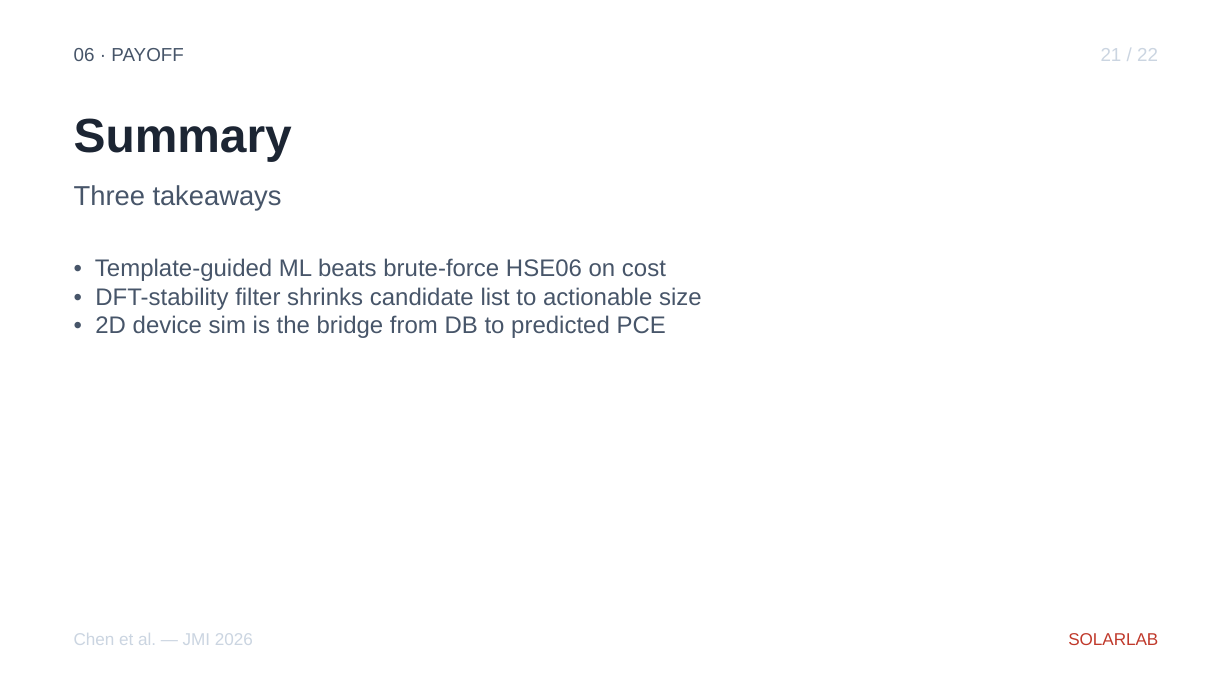
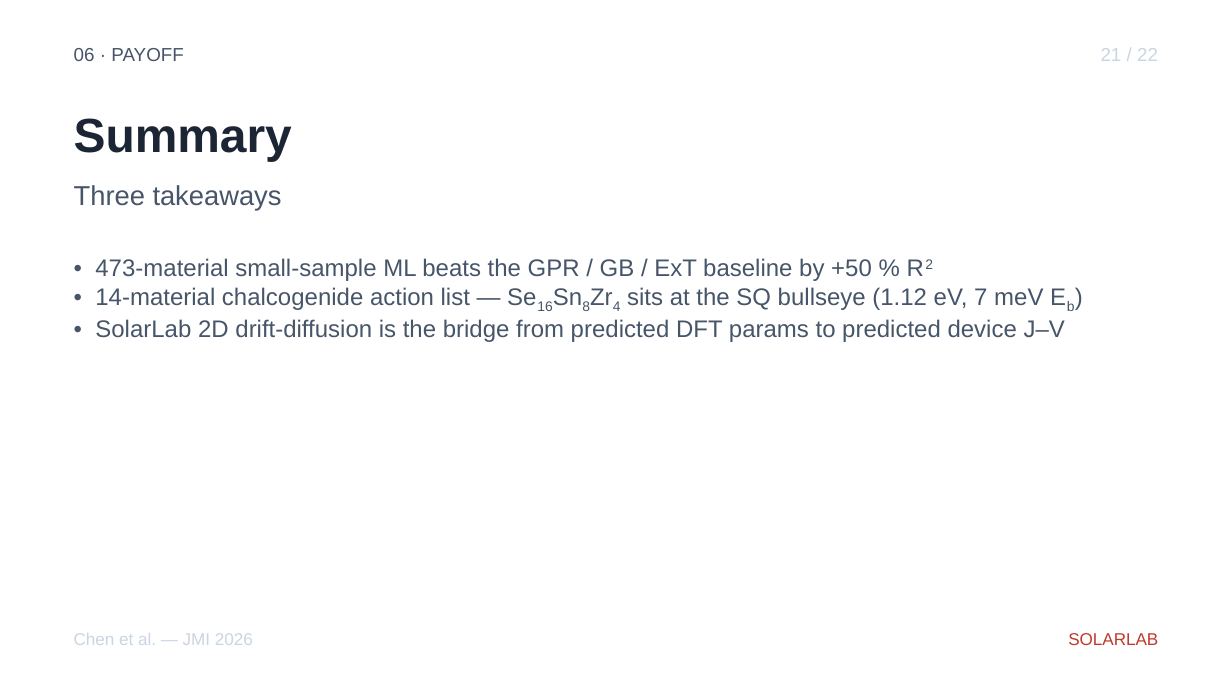
Before and after one commit to ShaneLogic/SolarLab, a slide deck: slide 27 of presentations/jmi-2026/output/jmi-2026.pptx. Drawn at 1232x693 pixels with LibreOffice and Linux fonts; fonts in the diff are those of the drawing. Boxes give left, top, right and bottom in pixels: in the first picture for what was removed or moved away, otherwise in the second. Text is boxed around its words. In the diff, an @@ line names an element or a change of style, - is before the commit and + after.

Commit message:
feat(jmi-ppt): refresh deck with real DFT/ML data from PV-Materials-Screening
Pulls real screening results, candidate properties, ML metrics, and figure
assets from /PhD/PV-Materials-Screening/3rd JMI Conference and rebuilds
the deck end-to-end. Copy.yaml replaces every R1–R4 placeholder with
ground-truth content from the technical doc.

Pipeline funnel filled in: >10⁵ MP/OQMD → 647 DFT-screened → 473
ML-ready → 41 PV-promising (y > 0.05) → 14 action list (y > 0.10).

ML metrics filled in: HistGBR + log1p target, 5-fold × 5-seed random
CV → R² = 0.466 ± 0.035, MAE = 0.012, top-20 recall = 0.50, +50 % R²
over the GPR / GB / ExT baseline. Prototype-grouped CV R² ≈ 0
flags the active-learning transfer gap.

Top-2 hits with all four PV descriptors:
  Hit #1 Se₁₆Sn₈Zr₄ (AB₂C₄, Pnma): E_g 1.12 eV, m 0.43, ε 19.5,
                                    E_b 7 meV, PV score 0.487
  Hit #2 Cs₂Sb₆Se₂   (ABC₃, C2/m): E_g 1.28 eV, m 0.81, ε 12.6,
                                    E_b 56 meV, PV score 0.298

Imports 7 figures into figures/output/ (gitignored — but the rebuilt
.pptx embeds them as bytes, so the committed deck is self-contained).
README documents the import workflow.

Funnel-arc title updated: "High-throughput DFT and small-sample ML
for chalcogenide PV absorber discovery, with device-scale validation".

Audit: 28 slides, 49 sub + 14 sup runs, no _/^ leaks.

Constraint: Source figures live in sibling project tree, gitignored
on import; deck binary (committed) embeds them so the artifact is
reproducible without the sibling tree
Confidence: high — every number traceable to PV_Screening_Technical_Documentation.docx
Scope-risk: narrow — copy + figure import + rebuild; no logic changes
Directive: Re-run the import block in README whenever the source
figures update; rerun build_deck.py + audit_typography.py after any
copy.yaml edit
Not-tested: Stability / phonon DOS data (R4) — not in source docs;
s12 reused for the population funnel instead

```diff
--- a/presentations/jmi-2026/output/jmi-2026.pptx
+++ b/presentations/jmi-2026/output/jmi-2026.pptx
@@ text at (95,258,1065,342): text changed @@
-• Template-guided ML beats brute-force HSE06 on cost
-• DFT-stability filter shrinks candidate list to actionable size
-• 2D device sim is the bridge from DB to predicted PCE
+• 473-material small-sample ML beats the GPR / GB / ExT baseline by +50 % R2
+• 14-material chalcogenide action list — Se16Sn8Zr4 sits at the SQ bullseye (1.12 eV, 7 meV Eb)
+• SolarLab 2D drift-diffusion is the bridge from predicted DFT params to predicted device J–V
```
Also in this commit, not shown: 20 other slides changed, 1 slide added, 1 slide removed, 2 other files.
